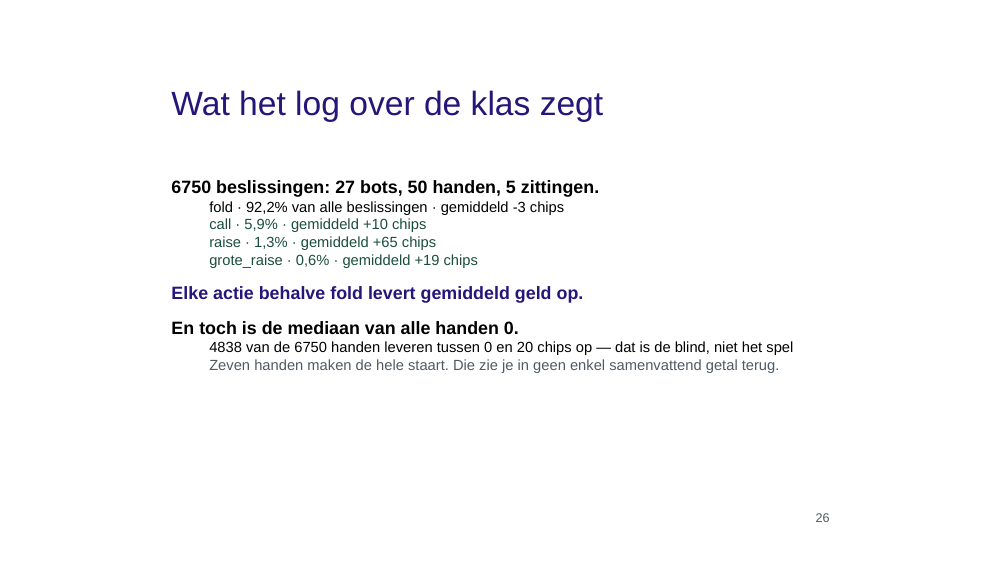
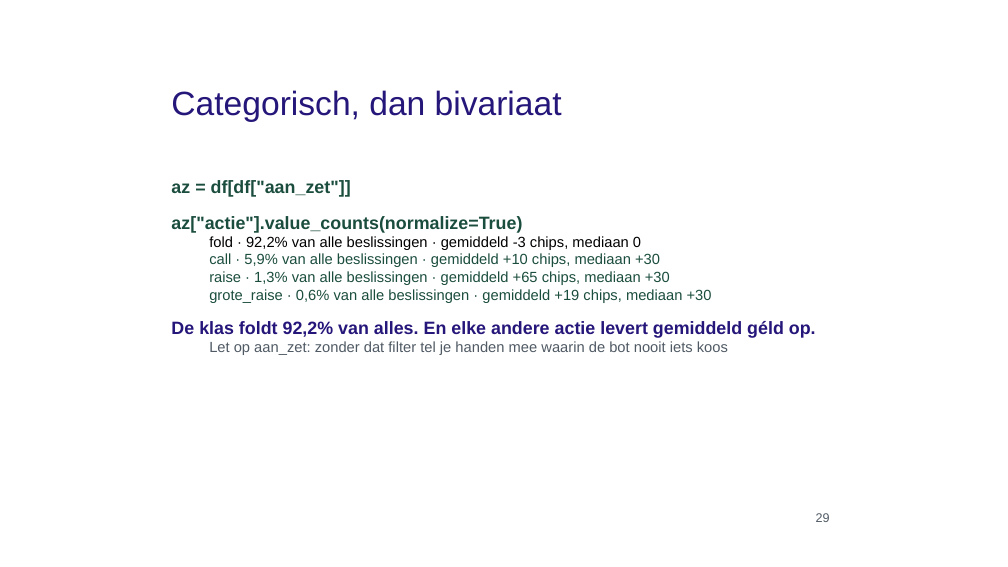
Before and after one commit to finturion/poker-analytics-challenge, a slide deck: slide 29 of powerpoints/hoorcollege/03_Exploring_Manipulating_Data_aangevuld.pptx (slide 26 before the commit). Drawn at 1008x567 pixels with LibreOffice and Linux fonts; fonts in the diff are those of the drawing; background and template pictures are left out. Boxes give left, top, right and bottom in pixels: in the first picture for what was removed or moved away, otherwise in the second. Text is boxed around its words. In the diff, an @@ line names an element or a change of style, - is before the commit and + after.

```diff
--- a/powerpoints/hoorcollege/03_Exploring_Manipulating_Data_aangevuld.pptx
+++ b/powerpoints/hoorcollege/03_Exploring_Manipulating_Data_aangevuld.pptx
@@ text at [171, 90, 562, 122]: text changed @@
-Wat het log over de klas zegt
+Categorisch, dan bivariaat
@@ text at [171, 180, 816, 355]: text changed; text colour #000000 to #1B4D3E @@
-6750 beslissingen: 27 bots, 50 handen, 5 zittingen.
-  fold · 92,2% van alle beslissingen · gemiddeld -3 chips
-  call · 5,9% · gemiddeld +10 chips
-  raise · 1,3% · gemiddeld +65 chips
-  grote_raise · 0,6% · gemiddeld +19 chips
-Elke actie behalve fold levert gemiddeld geld op.
-En toch is de mediaan van alle handen 0.
-  4838 van de 6750 handen leveren tussen 0 en 20 chips op — dat is de blind, niet het spel
-  Zeven handen maken de hele staart. Die zie je in geen enkel samenvattend getal terug.
+az = df[df["aan_zet"]]
+az["actie"].value_counts(normalize=True)
+  fold · 92,2% van alle beslissingen · gemiddeld -3 chips, mediaan 0
+  call · 5,9% van alle beslissingen · gemiddeld +10 chips, mediaan +30
+  raise · 1,3% van alle beslissingen · gemiddeld +65 chips, mediaan +30
+  grote_raise · 0,6% van alle beslissingen · gemiddeld +19 chips, mediaan +30
+De klas foldt 92,2% van alles. En elke andere actie levert gemiddeld géld op.
+  Let op aan_zet: zonder dat filter tel je handen mee waarin de bot nooit iets koos
```
Also in this commit, not shown: 6 other slides changed, 3 slides added, 5 other files.
